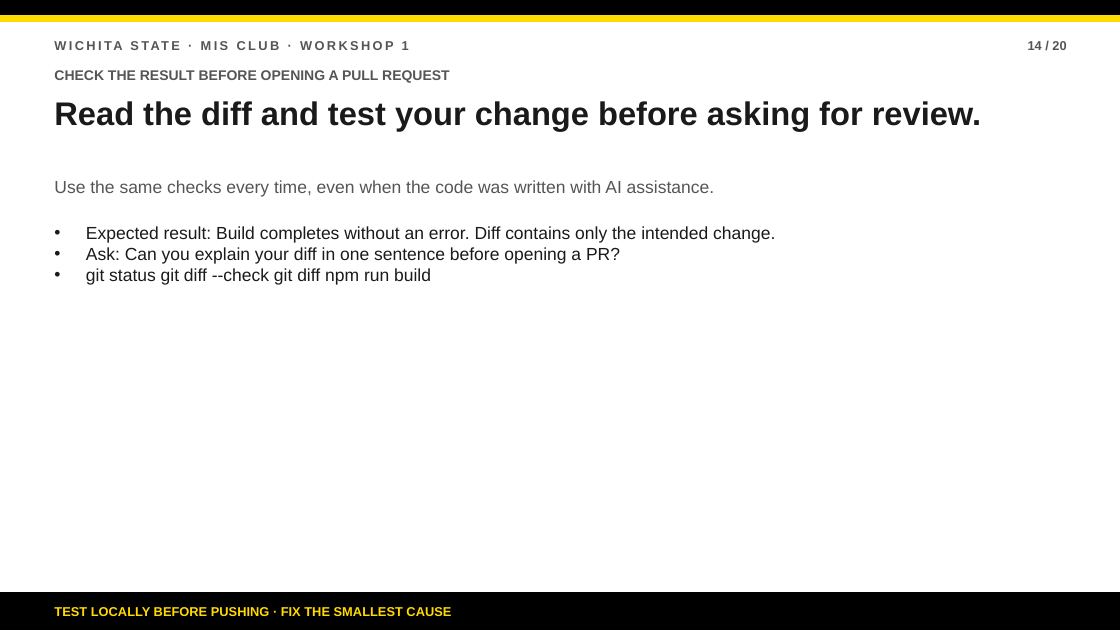
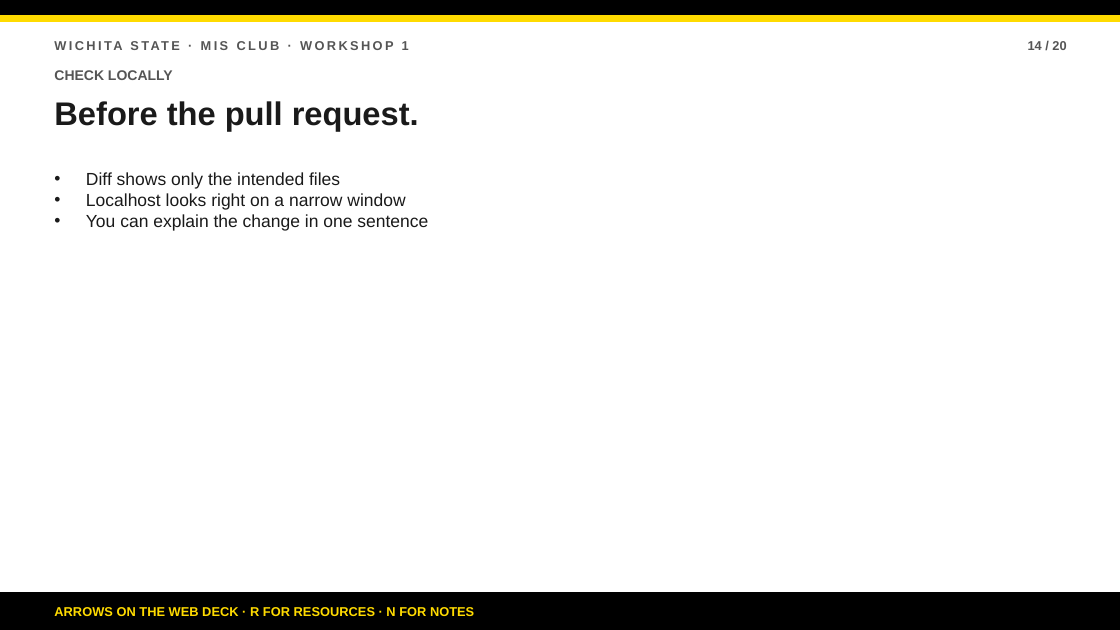
Before and after one commit to bsbcyber/workshop-site, a slide deck: slide 14 of downloads/workshop-1-presentation.pptx. Drawn at 1120x630 pixels with LibreOffice and Linux fonts; fonts in the diff are those of the drawing. Boxes give left, top, right and bottom in pixels: in the first picture for what was removed or moved away, otherwise in the second. Text is boxed around its words. In the diff, an @@ line names an element or a change of style, - is before the commit and + after.

```diff
--- a/downloads/workshop-1-presentation.pptx
+++ b/downloads/workshop-1-presentation.pptx
@@ text at box(54, 70, 173, 80): text changed @@
-CHECK THE RESULT BEFORE OPENING A PULL REQUEST
+CHECK LOCALLY
@@ text at box(54, 101, 419, 130): text changed @@
-Read the diff and test your change before asking for review.
+Before the pull request.
@@ text "Diff shows only the intended ..." at box(86, 172, 428, 231): vertical alignment middle to top @@
@@ text at box(86, 172, 428, 231): text changed; text colour #555555 to #1A1A1A @@
-Use the same checks every time, even when the code was written with AI assistance.
+• Diff shows only the intended files
+• Localhost looks right on a narrow window
+• You can explain the change in one sentence
@@ text removed at box(86, 226, 775, 285) @@
-• Expected result: Build completes without an error. Diff contains only the intended change.
-• Ask: Can you explain your diff in one sentence before opening a PR?
-• git status git diff --check git diff npm run build
@@ text at box(54, 607, 474, 616): text changed @@
-TEST LOCALLY BEFORE PUSHING · FIX THE SMALLEST CAUSE
+ARROWS ON THE WEB DECK · R FOR RESOURCES · N FOR NOTES
```
Also in this commit, not shown: 17 other slides changed, 2 slides added, 2 slides removed, 26 other files.
